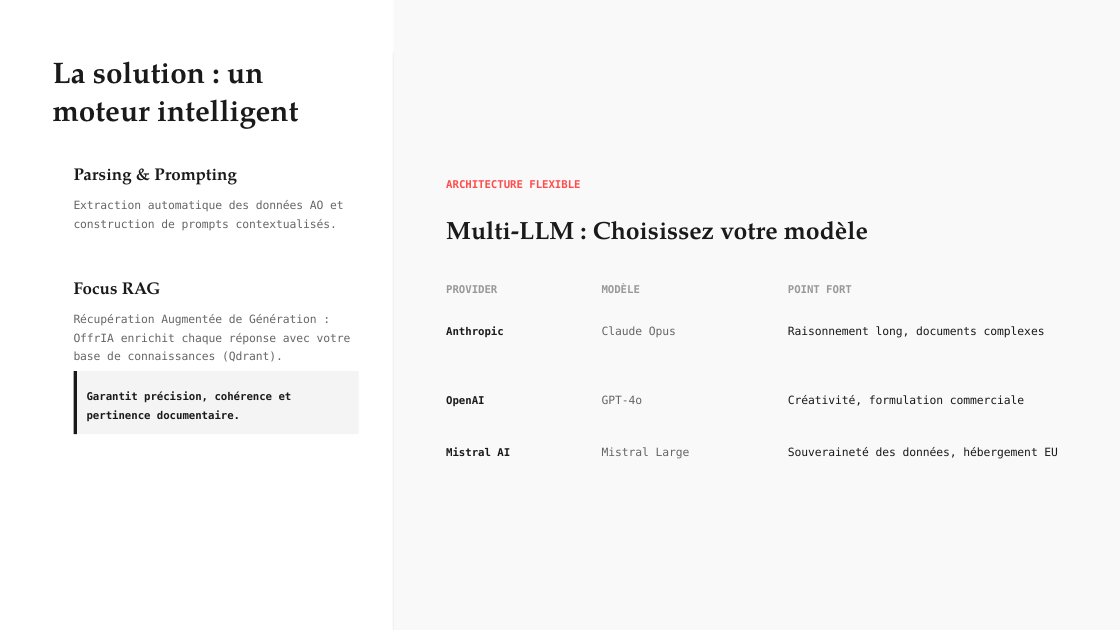
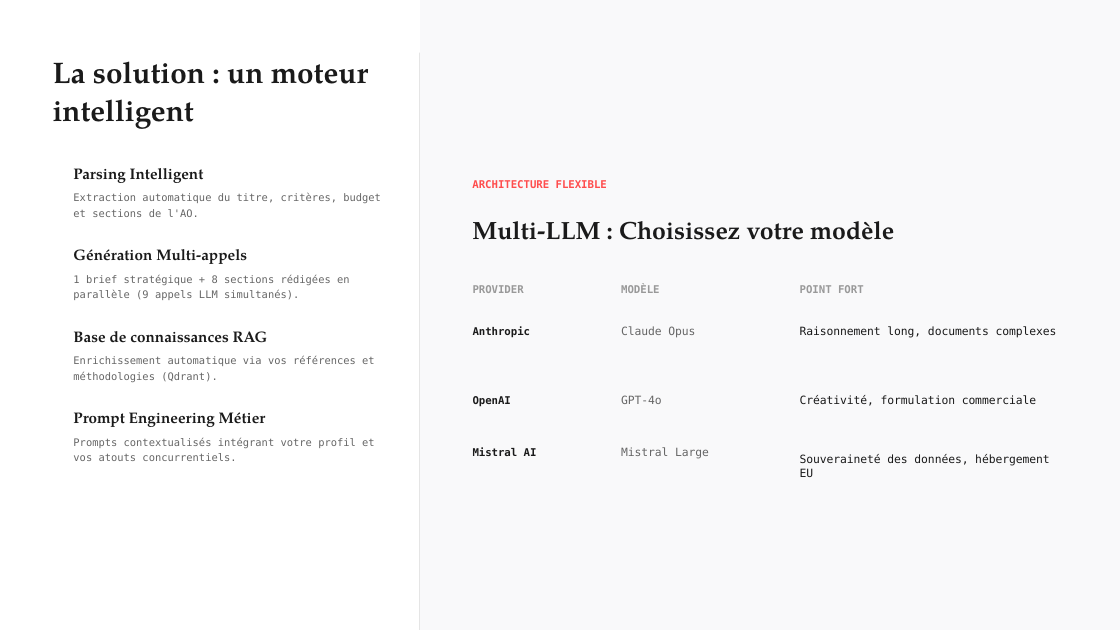
Before and after one commit to Ahmed123359/Adjuja, a slide deck: slide 4 of conception/5. Pitch/OffrIA.pptx (slide 6 before the commit). Drawn at 1120x630 pixels with LibreOffice and Linux fonts; fonts in the diff are those of the drawing; background and template pictures are left out. Boxes give left, top, right and bottom in pixels: in the first picture for what was removed or moved away, otherwise in the second. Text is boxed around its words. In the diff, an @@ line names an element or a change of style, - is before the commit and + after.

```diff
--- a/conception/5. Pitch/OffrIA.pptx
+++ b/conception/5. Pitch/OffrIA.pptx
@@ rectangle resized from (x1=394, y1=0, x2=1120, y2=629) to (x1=420, y1=0, x2=1120, y2=629) @@
@@ text "La solution : un moteur ..." rewrapped from (x1=53, y1=61, x2=298, y2=129) to (x1=53, y1=61, x2=368, y2=129) @@
@@ rectangle moved from (x1=393, y1=53, x2=394, y2=630) to (x1=419, y1=53, x2=420, y2=630) @@
@@ text at (x1=73, y1=168, x2=204, y2=183): text changed; size 10.9 to 9.9 pt @@
-Parsing & Prompting
+Parsing Intelligent
@@ text "ARCHITECTURE FLEXIBLE" moved from (x1=446, y1=180, x2=580, y2=188) to (x1=472, y1=180, x2=607, y2=188) @@
@@ text at (x1=73, y1=193, x2=381, y2=217): text changed; size 7.3 to 6.7 pt @@
-Extraction automatique des données AO et construction de prompts contextualisés.
+Extraction automatique du titre, critères, budget et sections de l'AO.
@@ text "Multi-LLM : Choisissez votre modèle" moved from (x1=446, y1=221, x2=868, y2=240) to (x1=472, y1=221, x2=894, y2=240) @@
@@ text added at (x1=73, y1=249, x2=247, y2=264), 9.9 pt, text #1A1A1A, bold @@
+Génération Multi-appels
@@ text added at (x1=73, y1=275, x2=350, y2=300), 6.7 pt, text #666666 @@
+1 brief stratégique + 8 sections rédigées en parallèle (9 appels LLM simultanés).
@@ text removed at (x1=74, y1=282, x2=161, y2=295) @@
-Focus RAG
@@ text "PROVIDER" moved from (x1=446, y1=285, x2=497, y2=293) to (x1=473, y1=285, x2=524, y2=293) @@
@@ text "MODÈLE" moved from (x1=602, y1=285, x2=640, y2=293) to (x1=621, y1=285, x2=659, y2=293) @@
@@ text "POINT FORT" moved from (x1=788, y1=285, x2=852, y2=293) to (x1=800, y1=285, x2=864, y2=293) @@
@@ text "Anthropic" moved from (x1=446, y1=327, x2=504, y2=337) to (x1=473, y1=327, x2=531, y2=338) @@
@@ text "Claude Opus" moved from (x1=602, y1=326, x2=676, y2=337) to (x1=621, y1=326, x2=695, y2=338) @@
@@ text "Raisonnement long, documents complexes" moved from (x1=788, y1=326, x2=1045, y2=338) to (x1=800, y1=326, x2=1057, y2=338) @@
@@ text at (x1=73, y1=331, x2=268, y2=343): text changed; size 7.3 to 9.9 pt; font DejaVu Sans Mono to TeX Gyre Pagella; text colour #666666 to #1A1A1A; bold on @@
-Récupération Augmentée de Génération : OffrIA enrichit chaque réponse avec votre base de connaissances (Qdrant).
+Base de connaissances RAG
@@ text added at (x1=73, y1=356, x2=375, y2=382), 6.7 pt, text #666666 @@
+Enrichissement automatique via vos références et méthodologies (Qdrant).
@@ rectangle removed at (x1=74, y1=371, x2=360, y2=433) @@
@@ rectangle removed at (x1=74, y1=371, x2=77, y2=433) @@
@@ text "OpenAI" moved from (x1=446, y1=396, x2=484, y2=406) to (x1=473, y1=396, x2=511, y2=406) @@
@@ text "GPT-4o" moved from (x1=602, y1=395, x2=643, y2=404) to (x1=621, y1=395, x2=662, y2=404) @@
@@ text "Créativité, formulation commerciale" moved from (x1=788, y1=395, x2=1024, y2=406) to (x1=800, y1=395, x2=1036, y2=406) @@
@@ text added at (x1=73, y1=412, x2=266, y2=427), 9.9 pt, text #1A1A1A, bold @@
+Prompt Engineering Métier
@@ text removed at (x1=87, y1=392, x2=292, y2=421) @@
-Garantit précision, cohérence et pertinence documentaire.
@@ text added at (x1=73, y1=438, x2=375, y2=461), 6.7 pt, text #666666 @@
+Prompts contextualisés intégrant votre profil et vos atouts concurrentiels.
@@ text "Mistral AI" moved from (x1=446, y1=447, x2=510, y2=456) to (x1=473, y1=447, x2=537, y2=456) @@
@@ text "Mistral Large" moved from (x1=602, y1=447, x2=690, y2=459) to (x1=621, y1=447, x2=709, y2=459) @@
@@ text "Souveraineté des données, hébergement EU" rewrapped from (x1=788, y1=447, x2=1058, y2=459) to (x1=800, y1=454, x2=1049, y2=477) @@
```
Also in this commit, not shown: 3 other slides changed, 2 slides added, 3 slides removed, 18 other files.
